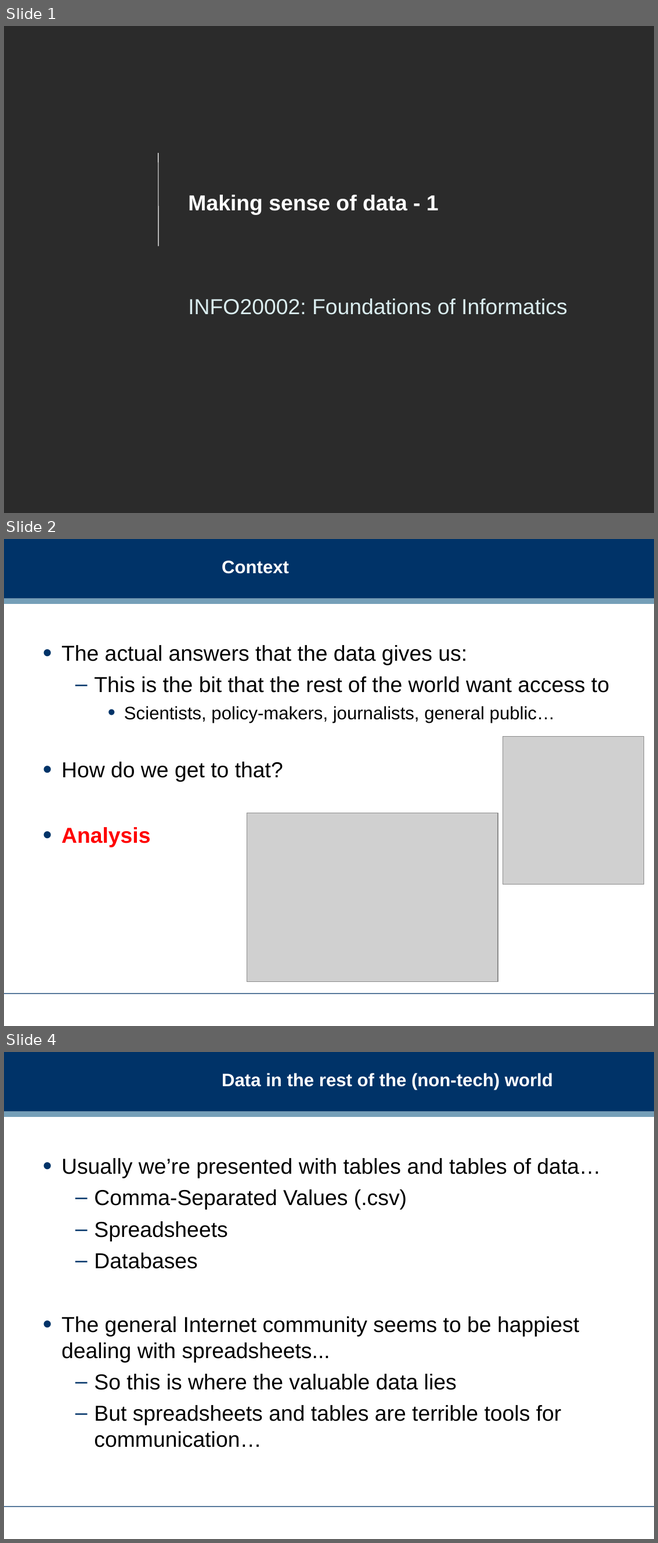
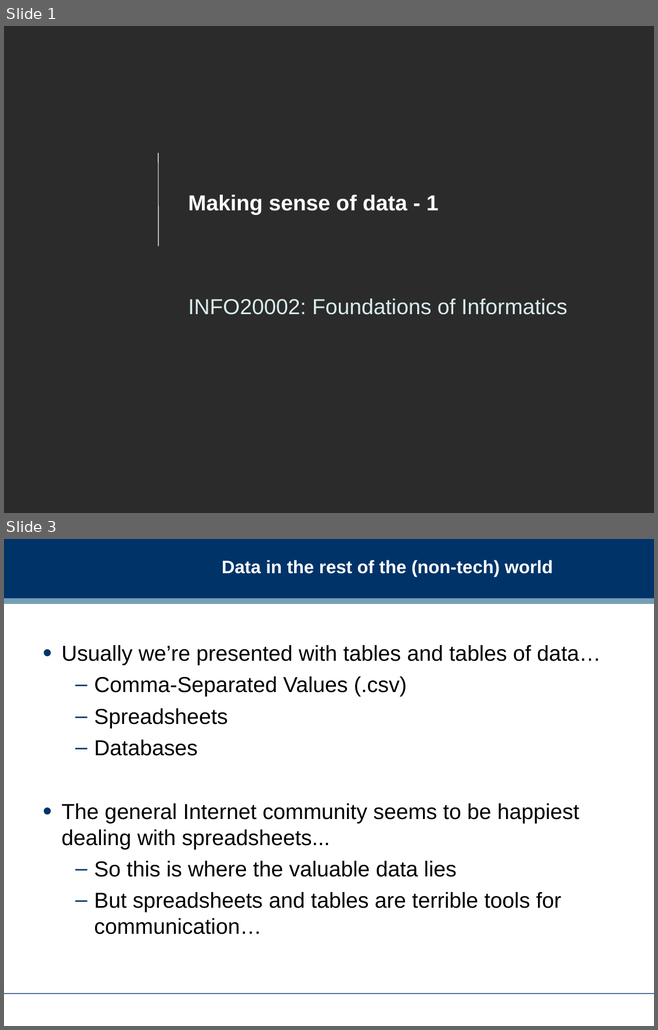
Before and after one commit to dreamind/ix, a slide deck: lectures/making-sense-data/analysis-1.ppt. Shown one above the other, each under a label of ours: slides 1, 2 and 4 before the commit, slides 1 and 3 after it; the slides between them are not shown. The pictures are 658x1543 and 658x1030 pixels, drawn with LibreOffice and Linux fonts; fonts in the diff are those of the drawing; grey boxes stand for pictures; background and template pictures are left out; a plain dark background stands for a picture behind light text. Boxes give left, top, right and bottom in pixels: in the first picture for what was removed or moved away, otherwise in the second. Text is boxed around its words. In the diff, an @@ line names an element or a change of style, - is before the commit and + after.

Commit message:
Update analysis lecture

```diff
--- a/lectures/making-sense-data/analysis-1.ppt
+++ b/lectures/making-sense-data/analysis-1.ppt
@@ slide 2 removed at (4,539,654,1026), background #FFFFFF; not listed: 3 template elements that a slide beside it also shows @@
@@ title removed at (221,560,289,574) @@
-Context
@@ text removed at (61,645,609,848) @@
-• The actual answers that the data gives us:
-  – This is the bit that the rest of the world want access to
-    • Scientists, policy-makers, journalists, general public…
-• How do we get to that?
-• Analysis
@@ picture removed at (503,736,643,884) @@
@@ picture removed at (247,813,498,982) @@
@@ what was slide 4 is now slide 3 @@
```
Also in this commit, not shown: 1 slide changed, 4 other files.
